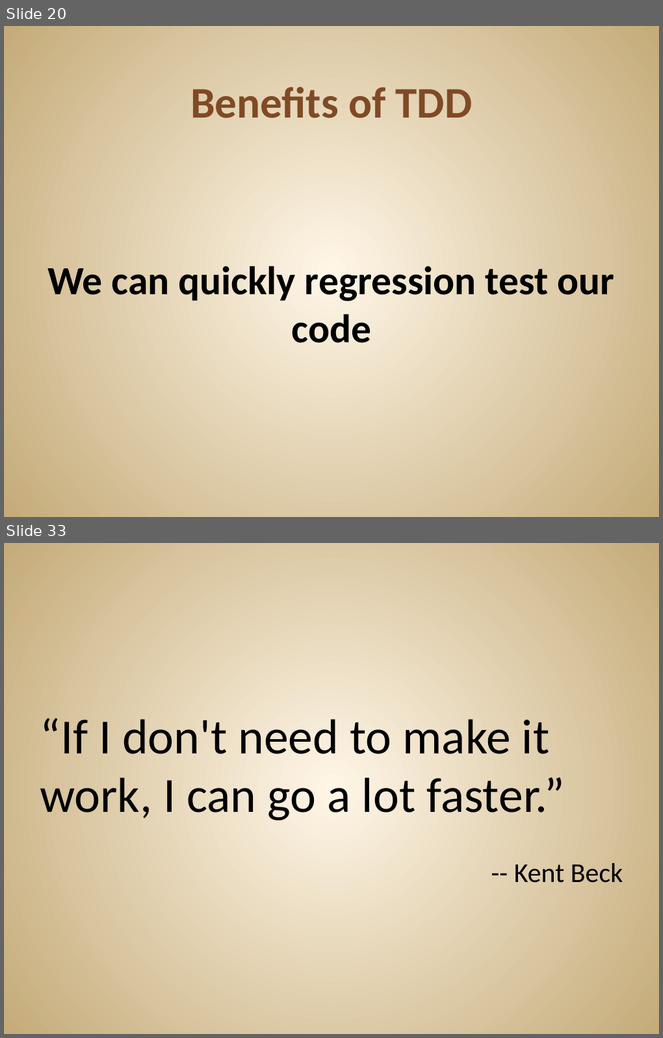
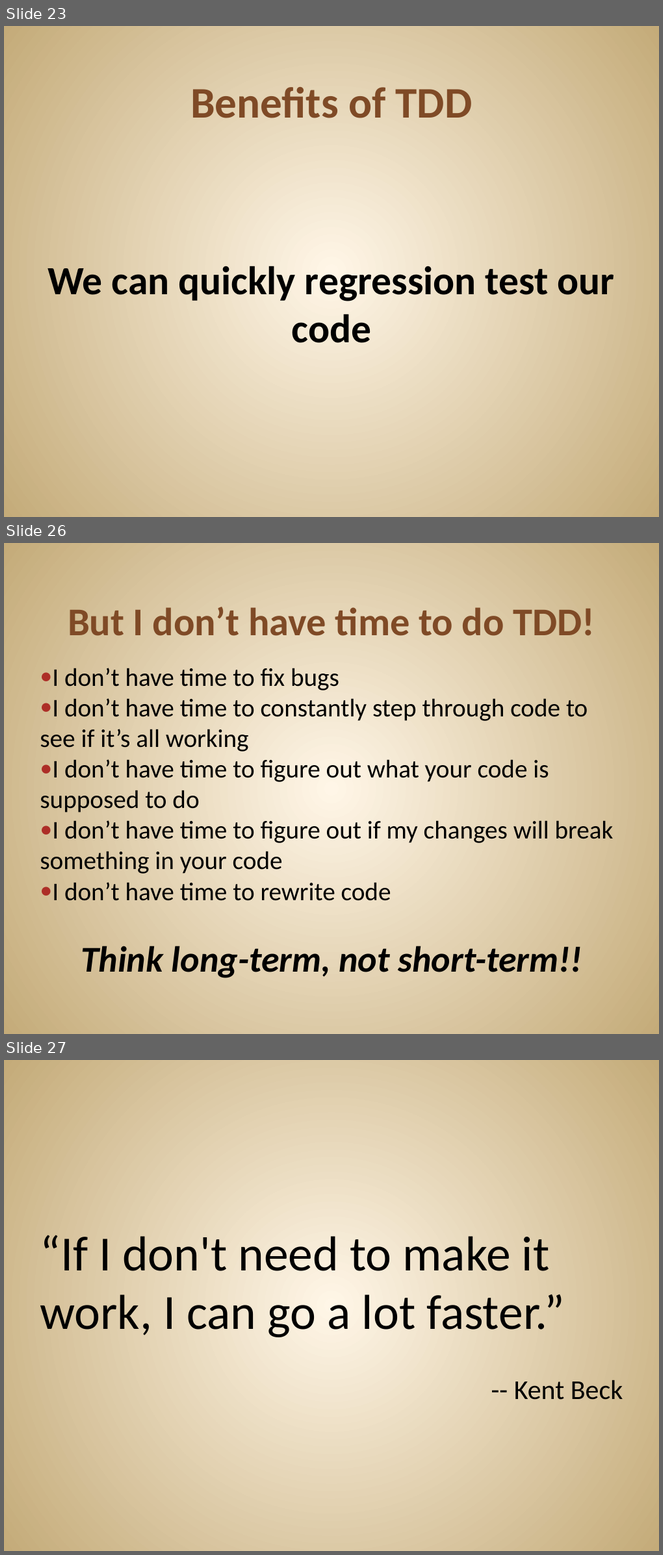
Before and after one commit to JonKruger/TDD-In-Action, a slide deck: TDD In Action.pptx. Shown one above the other, each under a label of ours: slides 20 and 33 before the commit, slides 23, 26 and 27 after it; the slides between them are not shown. The pictures are 663x1038 and 663x1555 pixels, drawn with LibreOffice and Linux fonts; fonts in the diff are those of the drawing. Boxes give left, top, right and bottom in pixels: in the first picture for what was removed or moved away, otherwise in the second. Text is boxed around its words. In the diff, an @@ line names an element or a change of style, - is before the commit and + after.

```diff
--- a/TDD In Action.pptx
+++ b/TDD In Action.pptx
@@ slide 26 added at (4, 543, 659, 1034), background gradient #FFF7E8 to #C4AA7A @@
@@ title added at (68, 607, 595, 636), 43.2 pt, text #804B26, bold @@
+But I don’t have time to do TDD!
@@ text added at (40, 668, 614, 979), 28 pt, text #000000 @@
+● I don’t have time to fix bugs
+● I don’t have time to constantly step through code to see if it’s all working
+● I don’t have time to figure out what your code is supposed to do
+● I don’t have time to figure out if my changes will break something in your code
+● I don’t have time to rewrite code
+Think long-term, not short-term!!
@@ what was slide 20 is now slide 23 @@
@@ what was slide 33 is now slide 27 @@
```
Also in this commit, not shown: 4 slides changed, 1 other slide added, 22 slides removed.
